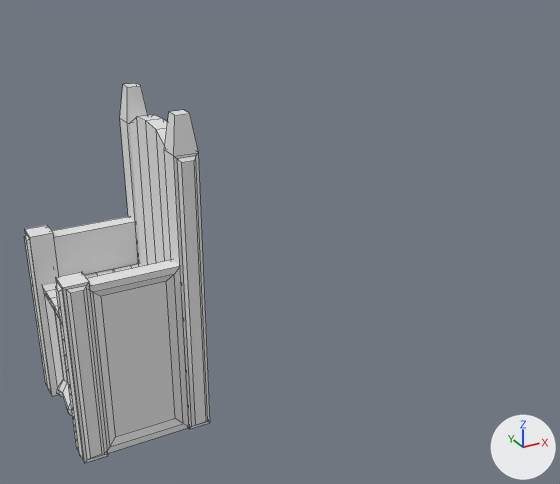
Before and after pictures for a commit that changed the FBX model Scar/Assets/3D/Environnement/Chaise_003_noUv.FBX.
Both versions are drawn from a 50 mm lens placed at (-2.66, -2.98, 1.7), pointed at (-1.18, -0.3, 0.36). The lights are fixed; the arrows at lower right show +X, +Y and +Z. Mesh edges are drawn as thin lines. Where no turn or scale is listed for an object, it has been applied to the vertices.
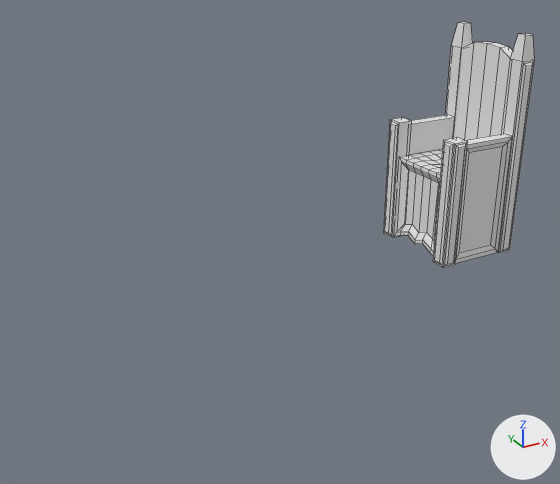
Diff of the bpy script that builds the scene:
```diff
--- a/Scar/Assets/3D/Environnement/Chaise_003_noUv.FBX.py
+++ b/Scar/Assets/3D/Environnement/Chaise_003_noUv.FBX.py
@@ me_mesh_003 @@
 # used by ob_box046; location = (-2.014, -0.602, 0.0)
-me_mesh_003.from_pydata(...)  # 126 vertices, 124 faces; spans x -0.195..0.195, y -0.185..0.185, z 0.0..0.46
+me_mesh_003.from_pydata(...)  # 266 vertices, 250 faces; spans x -0.222..0.24, y -0.268..0.267, z 0.0..1.12
+# me_mesh_003 part 1: a new loose piece of 24 vertices spanning x -0.222..-0.134, y -0.266..-0.177, z 0.0..0.65
+# me_mesh_003 part 2: a new loose piece of 24 vertices spanning x -0.222..-0.134, y 0.176..0.264, z 0.0..0.65
+# me_mesh_003 part 3: a new loose piece of 20 vertices spanning x 0.16..0.24, y -0.268..-0.177, z 0.0..1.12
+# me_mesh_003 part 4: a new loose piece of 20 vertices spanning x 0.16..0.24, y 0.176..0.267, z 0.0..1.12
+# me_mesh_003 part 5: a new loose piece of 20 vertices spanning x 0.168..0.228, y -0.185..0.185, z 0.0..1.048
+# me_mesh_003 part 6: a new loose piece of 16 vertices spanning x -0.146..0.167, y -0.247..-0.187, z 0.0..0.63
+# me_mesh_003 part 7: a new loose piece of 16 vertices spanning x -0.146..0.167, y 0.185..0.245, z 0.0..0.63
@@ ob_box041 @@
-ob_box041 = bpy.data.objects.new('Box041', me_mesh)
-ob_box041.location = (-2.188, -0.819, 0.0)
@@ ob_box046 @@
 ob_box046 = bpy.data.objects.new('Box046', me_mesh_003)
-ob_box046.location = (-2.014, -0.602, 0.0)
+ob_box046.location = (0.0, 0.0, 0.0)
@@ ob_box047 @@
-ob_box047 = bpy.data.objects.new('Box047', me_mesh_004)
-ob_box047.location = (-1.815, -0.602, 0.0)
@@ ob_box044 @@
-ob_box044 = bpy.data.objects.new('Box044', me_mesh_002)
-ob_box044.location = (-2.003, -0.818, 0.0)
@@ ob_box043 @@
-ob_box043 = bpy.data.objects.new('Box043', me_mesh_001)
-ob_box043.location = (-1.813, -0.819, 0.0)
```

Where the change shows, as pixel boxes (x1, y1, x2, y2) in the pictures (560 x 484 px):
'Box046', reshaped, moved
    before: (42, 264, 142, 416)
    after: (384, 22, 535, 268)
'Box044', deleted
    before: (53, 216, 188, 453)
'Box043', deleted
    before: (120, 83, 210, 429)
'Box041', deleted
    before: (25, 225, 108, 463)
'Box047', deleted
    before: (129, 115, 171, 266)
part 1 of me_mesh_003, added
    after: (433, 137, 468, 268)
part 2 of me_mesh_003, added
    after: (384, 118, 412, 238)
part 3 of me_mesh_003, added
    after: (497, 33, 535, 253)
part 4 of me_mesh_003, added
    after: (445, 22, 473, 138)
part 5 of me_mesh_003, added
    after: (454, 42, 513, 140)
part 6 of me_mesh_003, added
    after: (456, 134, 511, 263)
part 7 of me_mesh_003, added
    after: (409, 115, 454, 155)
